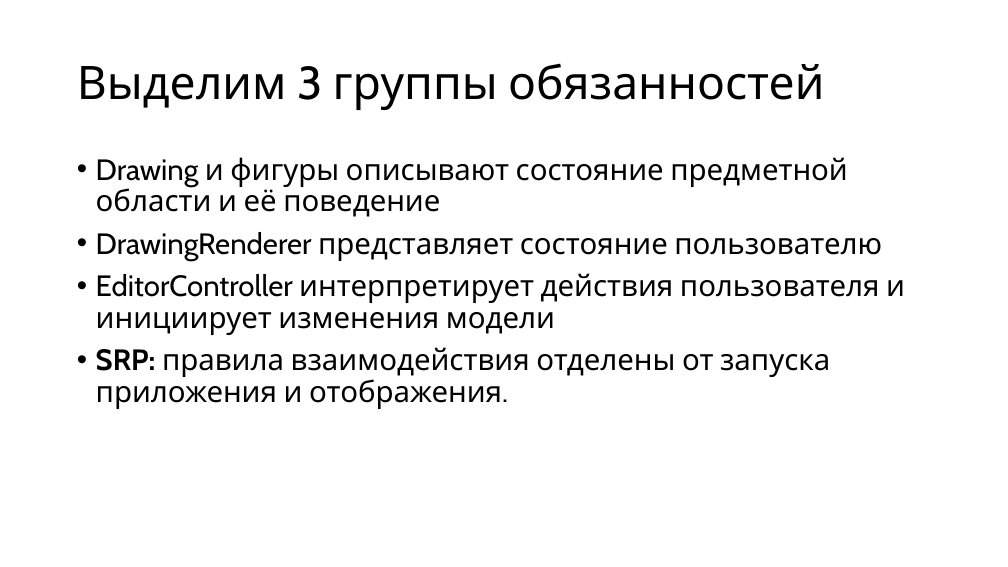
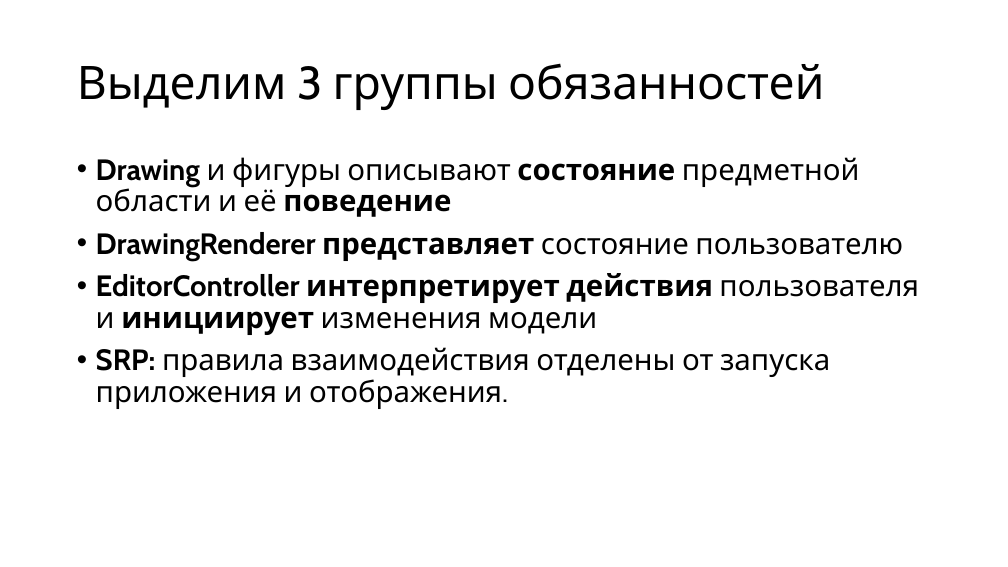
Before and after one commit to alexey-malov/ood, a slide deck: slide 42 of lectures/new/03. gui-app-design/gui-app-design.pptx. Drawn at 1008x567 pixels with LibreOffice and Linux fonts; fonts in the diff are those of the drawing. Boxes give left, top, right and bottom in pixels: in the first picture for what was removed or moved away, otherwise in the second. Text is boxed around its words. In the diff, an @@ line names an element or a change of style, - is before the commit and + after.

```diff
--- a/lectures/new/03. gui-app-design/gui-app-design.pptx
+++ b/lectures/new/03. gui-app-design/gui-app-design.pptx
@@ text at <box>96,157,919,335</box>: bold on in "Drawing состояние поведение", "DrawingRenderer представляет", "EditorController интерпретирует действия инициирует" @@
```
Also in this commit, not shown: 1 other slide changed, 36 slides added, 4 slides removed, 6 other files.
